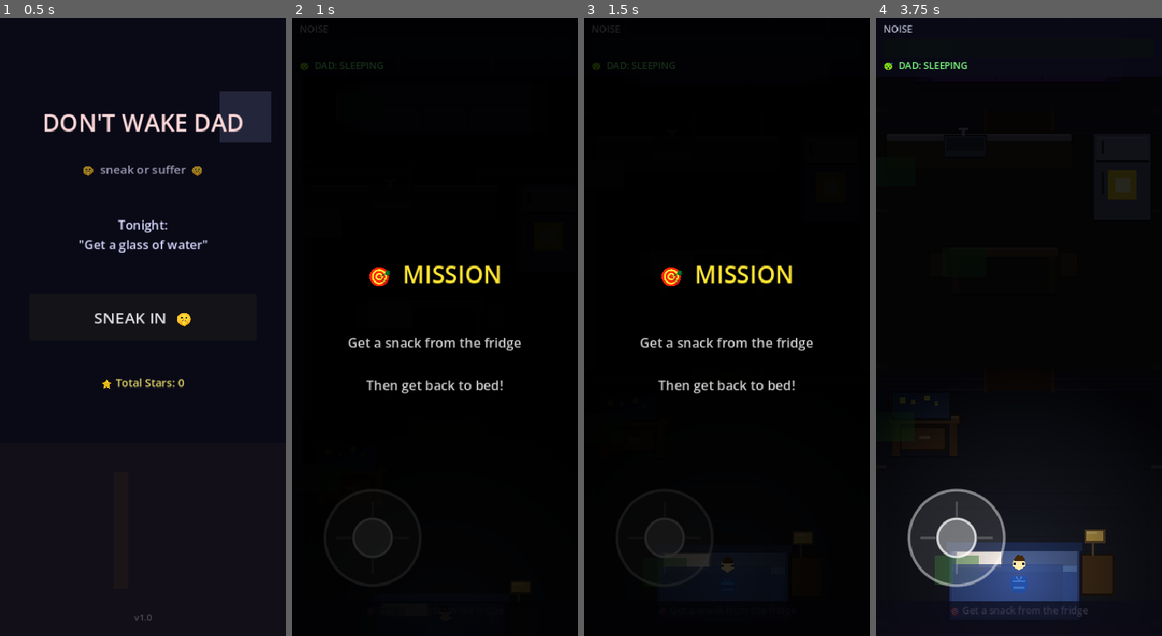
Above: before the commit, frames 1-4 (left to right).
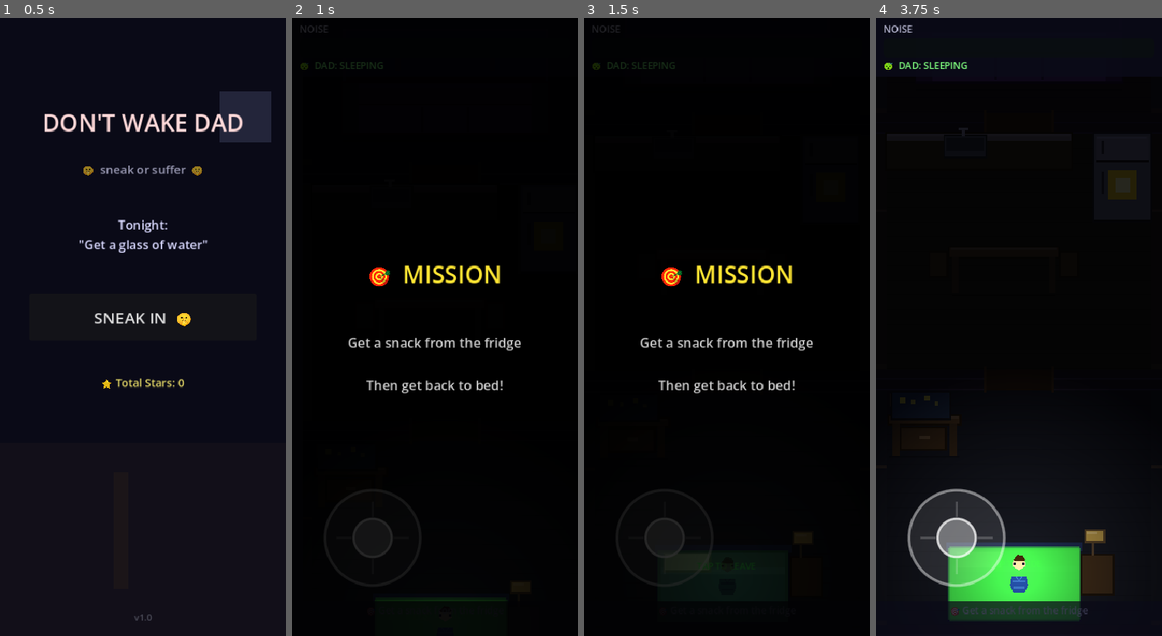
Above: after the commit, the same moments.

Repository: whitzytraiding-max/Game-idea
Game: Godot game, scene res://scenes/main_menu.tscn
Same seed, same stepped clock (60 frames per second), same inputs: the game is played once before the commit and once after it. Sound files missing from this copy of the repository are replaced by a short silence.
Inputs (mouse positions are in pixels of both pictures, inside the frame that each line leads up to):
- Up to frame 1 (0.5 s): no input
- Up to frame 2 (1 s): click "SNEAK IN 🤫" at 0.5 s
- Up to frame 3 (1.5 s): tap Enter at 1.25 s; move the mouse to (789, 296) at 1.27 s; click (789, 296) at 1.42 s
- Up to frame 4 (3.75 s): tap Enter at 2, 2.75, 3.5 s; drag from (961, 357) to (930, 55) at 2.02 s; move the mouse to (1047, 191) at 2.77 s; click (1047, 191) at 2.92 s; drag from (1004, 450) to (893, 172) at 3.52 s

Frame 1 is identical in both runs. In frame 2, 0.1% of the frame differs, in the area x 29-75%, y 94-95%; in frame 3, less than 0.1%; in frame 4, 5.3%, in the area x 20-72%, y 85-98%.

Commit message:
Jump scare face + next level + proper hide spot outlines + bed highlight
- Jump scare now builds a polygon Dad face (head, brows, glowing red
  eyes, grimacing mouth/teeth, beard) that zooms from tiny to filling
  the entire screen using TRANS_EXPO tween — actually terrifying
- Added _sp() helper and _build_scare_face() in game.gd
- Win screen: remove dead advance_level() call, Next Mission now just
  calls go_to_game() so the generator picks a fresh random layout
- Hide spots: invisible by default (furniture itself is the visual);
  when player walks into the area, a 4-offset outline appears showing
  the furniture is interactive; when actually hiding, a semi-transparent
  green fill appears inside the object; glow_for_dad() still works
- Hide spot collision + visual polygon now sized to match each piece of
  furniture (counter, table, couch, bathtub, bed, etc.)
- Bed return: starts invisible, flashes white then locks into gold pulse
  when player collects the objective — clear call-to-action

Co-Authored-By: Claude Sonnet 4.6 <noreply@anthropic.com>

Diff:
--- a/dont-wake-dad/scripts/bed_return.gd
+++ b/dont-wake-dad/scripts/bed_return.gd
@@ -18,6 +18,9 @@
 	GameManager.phase_one_complete.connect(_on_phase_one_complete)
 	if _prompt:
 		_prompt.visible = false
+	# Hidden until player needs to return
+	if _visual:
+		_visual.color = Color(0.18, 0.26, 0.50, 0.0)
 
 func _on_phase_one_complete(_obj: String) -> void:
 	activate()
@@ -25,10 +28,15 @@
 func activate() -> void:
 	active = true
 	if _visual:
-		# Pulse gold to signal the player
-		var tween := create_tween().set_loops()
-		tween.tween_property(_visual, "color", Color(1.0, 0.88, 0.1, 0.95), 0.45)
-		tween.tween_property(_visual, "color", Color(0.3, 0.38, 0.6, 0.9),  0.45)
+		# Flash white briefly then settle into gold pulse
+		var tween := create_tween()
+		tween.tween_property(_visual, "color", Color(1.0, 1.0, 1.0, 1.0), 0.08)
+		tween.tween_property(_visual, "color", Color(1.0, 0.88, 0.1, 0.95), 0.12)
+		tween.tween_callback(func():
+			var loop := create_tween().set_loops()
+			loop.tween_property(_visual, "color", Color(1.0, 0.95, 0.15, 0.95), 0.4)
+			loop.tween_property(_visual, "color", Color(0.85, 0.55, 0.05, 0.55), 0.4)
+		)
 	if _prompt and _player_inside:
 		_prompt.visible = true
 		_prompt.text = "TAP TO SLEEP 🛏️"
--- a/dont-wake-dad/scripts/game.gd
+++ b/dont-wake-dad/scripts/game.gd
@@ -257,64 +257,102 @@
 	if _ambience_player: _ambience_player.volume_db = -80
 	if _heartbeat_player: _heartbeat_player.stop()
 
-	# 2. Tension pause — 0.4s of pure silence
-	await get_tree().create_timer(0.4).timeout
-
-	# 3. Door slam + horror sting hit together
+	# 2. Tension pause — 0.45s of silence
+	await get_tree().create_timer(0.45).timeout
+
+	# 3. Door slam + horror sting at same moment
 	_play_oneshot("res://audio/sfx/door_slam.wav", 10.0)
 	_play_oneshot("res://audio/sfx/horror_sting.wav", 7.0)
 	add_screen_shake(1.0)
 
-	# 4. Instant WHITE FLASH
+	# 4. Instant WHITE FLASH — labels stay hidden during face scare
 	if _jump_scare_bg: _jump_scare_bg.color = Color(1, 1, 1, 1)
 	if _jump_scare: _jump_scare.visible = true
-	if _jump_scare_face: _jump_scare_face.modulate = Color(1, 1, 1, 0)
-	if _jump_scare_text: _jump_scare_text.modulate = Color(1, 1, 1, 0)
+	if _jump_scare_face: _jump_scare_face.visible = false
+	if _jump_scare_text: _jump_scare_text.visible = false
 
 	await get_tree().create_timer(0.06).timeout
 
-	# 5. Slam to deep red — big angry text, no emoji
-	if _jump_scare_bg: _jump_scare_bg.color = Color(0.08, 0.0, 0.0, 1)
-	if _jump_scare_face:
-		_jump_scare_face.text = "DAD\nIS\nAWAKE"
-		_jump_scare_face.add_theme_font_size_override("font_size", 72)
-		_jump_scare_face.modulate = Color(1.0, 0.05, 0.05, 1)
-	if _jump_scare_text:
-		_jump_scare_text.text = "RUN  OR  HIDE"
-		_jump_scare_text.add_theme_font_size_override("font_size", 22)
-		_jump_scare_text.modulate = Color(1.0, 0.3, 0.3, 1)
+	# 5. Slam to deep red — polygon face starts zooming in
+	if _jump_scare_bg: _jump_scare_bg.color = Color(0.05, 0.0, 0.0, 1)
 	add_screen_shake(1.0)
 
-	# 6. Deep scary dad yell on DadVoice bus
-	await get_tree().create_timer(0.1).timeout
+	var face: Node2D = _build_scare_face()
+	face.position = Vector2(195, 360)
+	face.scale = Vector2(0.4, 0.4)
+	face.modulate.a = 0.0
+	_jump_scare.add_child(face)
+
+	var zoom := create_tween().set_parallel(true)
+	zoom.tween_property(face, "scale", Vector2(20, 20), 0.30).set_trans(Tween.TRANS_EXPO).set_ease(Tween.EASE_IN)
+	zoom.tween_property(face, "modulate:a", 1.0, 0.08)
+
+	# 6. Deep dad yell just as face fills screen
+	await get_tree().create_timer(0.12).timeout
 	_play_dad_voice_oneshot("res://audio/dad/dad_got_you.wav", 4.0)
 
-	# 7. Rapid shake pulses while text is up
+	# 7. Shake pulses while face is at full size
 	for _i in range(3):
-		await get_tree().create_timer(0.18).timeout
-		add_screen_shake(0.5)
-
-	await get_tree().create_timer(0.6).timeout
+		await get_tree().create_timer(0.22).timeout
+		add_screen_shake(0.55)
+
+	await get_tree().create_timer(0.45).timeout
 
 	# 8. Fade out fast
-	if _jump_scare:
-		var tween := create_tween().set_parallel(true)
-		if _jump_scare_bg:   tween.tween_property(_jump_scare_bg,   "modulate:a", 0.0, 0.25)
-		if _jump_scare_face: tween.tween_property(_jump_scare_face, "modulate:a", 0.0, 0.25)
-		if _jump_scare_text: tween.tween_property(_jump_scare_text, "modulate:a", 0.0, 0.25)
-		tween.chain().tween_callback(func():
-			if _jump_scare: _jump_scare.visible = false
-			if _jump_scare_bg:
-				_jump_scare_bg.color    = Color(0, 0, 0, 1)
-				_jump_scare_bg.modulate = Color(1, 1, 1, 1)
-			if _jump_scare_face: _jump_scare_face.modulate = Color(1, 1, 1, 1)
-			if _jump_scare_text: _jump_scare_text.modulate = Color(1, 1, 1, 1)
-		)
-
-	# 9. Chase music in hard right after fade
+	var fade := create_tween().set_parallel(true)
+	if _jump_scare_bg: fade.tween_property(_jump_scare_bg, "modulate:a", 0.0, 0.22)
+	fade.tween_property(face, "modulate:a", 0.0, 0.18)
+	fade.chain().tween_callback(func():
+		if _jump_scare: _jump_scare.visible = false
+		if _jump_scare_bg:
+			_jump_scare_bg.color    = Color(0, 0, 0, 1)
+			_jump_scare_bg.modulate = Color(1, 1, 1, 1)
+		if _jump_scare_face: _jump_scare_face.visible = true
+		if _jump_scare_text: _jump_scare_text.visible = true
+		if is_instance_valid(face): face.queue_free()
+	)
+
+	# 9. Chase music slams in
 	if _music_player and _music_player.stream:
 		_music_player.volume_db = -10
 		_music_player.play()
+
+func _build_scare_face() -> Node2D:
+	var root := Node2D.new()
+	root.name = "ScareFace"
+	# Bathrobe body
+	_sp(root, [[-15,-5],[15,-5],[17,8],[12,22],[-12,22],[-17,8]], Color(0.45,0.04,0.04,1))
+	# Head
+	_sp(root, [[-12,-10],[0,-17],[12,-10],[13,4],[0,10],[-13,4]], Color(0.72,0.28,0.22,1), Vector2(0,-28))
+	# Hair
+	_sp(root, [[-12,-10],[-2,-18],[6,-16],[12,-10],[8,-6],[-8,-6]], Color(0.14,0.10,0.10,1), Vector2(0,-28))
+	# Left brow — extreme angry inward angle
+	_sp(root, [[-14,-8],[-1,0],[-1,3],[-14,-4]], Color(0.04,0.02,0.02,1), Vector2(0,-28))
+	# Right brow
+	_sp(root, [[1,0],[14,-8],[14,-4],[1,3]], Color(0.04,0.02,0.02,1), Vector2(0,-28))
+	# Left eye — glowing red
+	_sp(root, [[-5,-4],[5,-4],[5,4],[-5,4]], Color(1.0,0.06,0.04,1), Vector2(-4,-31))
+	# Right eye
+	_sp(root, [[-5,-4],[5,-4],[5,4],[-5,4]], Color(1.0,0.06,0.04,1), Vector2(4,-31))
+	# Open grimacing mouth
+	_sp(root, [[-10,0],[10,0],[8,10],[0,12],[-8,10]], Color(0.03,0.01,0.01,1), Vector2(0,-21))
+	# Teeth
+	_sp(root, [[-9,1],[9,1],[8,6],[-8,6]], Color(0.88,0.84,0.80,1), Vector2(0,-21))
+	# Tooth gap (middle)
+	_sp(root, [[-1,1],[1,1],[1,6],[-1,6]], Color(0.03,0.01,0.01,1), Vector2(0,-21))
+	# Beard shadow
+	_sp(root, [[-9,4],[9,4],[8,11],[0,13],[-8,11]], Color(0.28,0.18,0.18,0.7), Vector2(0,-28))
+	return root
+
+func _sp(parent: Node2D, pts: Array, col: Color, offset: Vector2 = Vector2.ZERO) -> void:
+	var p := Polygon2D.new()
+	var pv := PackedVector2Array()
+	for pt: Array in pts:
+		pv.append(Vector2(pt[0], pt[1]))
+	p.polygon = pv
+	p.color = col
+	p.position = offset
+	parent.add_child(p)
 
 func _on_dad_returned() -> void:
 	for spot in _hide_spots:
--- a/dont-wake-dad/scripts/hide_spot.gd
+++ b/dont-wake-dad/scripts/hide_spot.gd
@@ -8,6 +8,9 @@
 var _player_inside: bool = false
 var _current_player: Node = null
 
+# Outline-only polygons drawn around the visual for the "nearby" indicator
+var _outline_nodes: Array = []
+
 signal player_entered_hide_spot
 signal player_exited_hide_spot
 
@@ -17,6 +20,9 @@
 	body_exited.connect(_on_body_exited)
 	if _prompt_label:
 		_prompt_label.visible = false
+	# Invisible by default — the furniture the generator drew IS the visual
+	if _visual:
+		_visual.color = Color(0.2, 0.8, 0.3, 0.0)
 	GameManager.run_started.connect(_on_run_started)
 
 func _on_run_started(_obj: String) -> void:
@@ -28,6 +34,7 @@
 		return
 	_player_inside = true
 	_current_player = body
+	_show_outline(true)
 
 func _on_body_exited(body: Node) -> void:
 	if not body.is_in_group("player"):
@@ -37,8 +44,9 @@
 		body.stop_hiding()
 	_current_player = null
 	player_exited_hide_spot.emit()
+	_show_outline(false)
 	if _visual:
-		_visual.color = Color(0.2, 0.5, 0.2, 0.5)
+		_visual.color = Color(0.2, 0.8, 0.3, 0.0)
 
 func _unhandled_input(event: InputEvent) -> void:
 	if not _player_inside or _current_player == null:
@@ -50,13 +58,17 @@
 	if _current_player.is_hiding:
 		_current_player.stop_hiding()
 		player_exited_hide_spot.emit()
+		# Back to outline-only
 		if _visual:
-			_visual.color = Color(0.2, 0.5, 0.2, 0.5)
+			_visual.color = Color(0.2, 0.8, 0.3, 0.0)
+		_show_outline(true)
 	else:
 		_current_player.start_hiding()
 		player_entered_hide_spot.emit()
+		# Fill appears when actually hiding inside the object
 		if _visual:
-			_visual.color = Color(0.1, 0.8, 0.1, 0.7)
+			_visual.color = Color(0.15, 0.65, 0.15, 0.42)
+		_show_outline(false)
 
 func _process(_delta: float) -> void:
 	if _player_inside and _prompt_label:
@@ -65,13 +77,38 @@
 	elif _prompt_label:
 		_prompt_label.visible = false
 
+# ── Outline effect ────────────────────────────────────────────────────────────
+
+func _show_outline(visible: bool) -> void:
+	for n in _outline_nodes:
+		if is_instance_valid(n):
+			n.visible = visible
+	if visible and _outline_nodes.is_empty() and _visual:
+		_build_outline()
+
+func _build_outline() -> void:
+	if not _visual or _visual.polygon.size() < 3:
+		return
+	# Draw 4 offset copies of the polygon in outline green to fake a border
+	var offsets: Array = [Vector2(-2,0), Vector2(2,0), Vector2(0,-2), Vector2(0,2)]
+	for off: Vector2 in offsets:
+		var outline := Polygon2D.new()
+		outline.polygon = _visual.polygon
+		outline.color = Color(0.25, 0.90, 0.30, 0.55)
+		outline.position = off
+		add_child(outline)
+		_outline_nodes.append(outline)
+
+# ── Called by game.gd when dad wakes ─────────────────────────────────────────
+
 func glow_for_dad() -> void:
 	if _visual:
+		_visual.color = Color(0.8, 0.8, 0.1, 0.55)
 		var tween := create_tween().set_loops()
-		tween.tween_property(_visual, "color", Color(0.8, 0.8, 0.1, 0.8), 0.4)
-		tween.tween_property(_visual, "color", Color(0.2, 0.5, 0.2, 0.5), 0.4)
+		tween.tween_property(_visual, "color", Color(0.8, 0.8, 0.1, 0.75), 0.35)
+		tween.tween_property(_visual, "color", Color(0.8, 0.8, 0.1, 0.35), 0.35)
 
 func stop_glow() -> void:
 	if _visual:
 		var tween := create_tween()
-		tween.tween_property(_visual, "color", Color(0.2, 0.5, 0.2, 0.5), 0.2)
+		tween.tween_property(_visual, "color", Color(0.2, 0.8, 0.3, 0.0), 0.3)
--- a/dont-wake-dad/scripts/house_generator.gd
+++ b/dont-wake-dad/scripts/house_generator.gd
@@ -297,8 +297,8 @@
 	_outlined_rect(c, table_x + 152.0, table_y + 6.0, 22.0, 32.0,
 		Color(0.25, 0.18, 0.10, 1.0), Color(0.12, 0.08, 0.04, 1.0))
 
-	_add_hide_spot(c, Vector2(WALL_T + 10.0, counter_y + 52.0), "under counter")
-	_add_hide_spot(c, Vector2(table_x + 20.0, table_y + 20.0), "under table")
+	_add_hide_spot(c, Vector2(counter_x + 126.0, counter_y + 24.0), "under counter", 248.0, 44.0)
+	_add_hide_spot(c, Vector2(table_x + 74.0, table_y + 31.0), "under table", 148.0, 62.0)
 
 	if is_obj:
 		_add_objective(c, Vector2(fridge_x + 38.0, fridge_y + 70.0))
@@ -362,8 +362,8 @@
 	_color_rect(c, couch_x + 107.0, couch_y + 32.0, 3.0, 34.0, Color(0.12, 0.06, 0.18, 0.6))
 	_color_rect(c, couch_x + 170.0, couch_y + 32.0, 3.0, 34.0, Color(0.12, 0.06, 0.18, 0.6))
 
-	_add_hide_spot(c, Vector2(couch_x + 20.0, couch_y + 32.0), "behind couch")
-	_add_hide_spot(c, Vector2(280.0, tv_y + 32.0), "behind curtain")
+	_add_hide_spot(c, Vector2(couch_x + 140.0, couch_y + 34.0), "behind couch", 280.0, 68.0)
+	_add_hide_spot(c, Vector2(280.0, tv_y + 22.0), "behind curtain", 90.0, 42.0)
 
 	if is_obj:
 		_add_objective(c, Vector2(tv_x + 85.0, tv_y + 10.0))
@@ -414,8 +414,8 @@
 	_surface_highlight(c, sink_x, WALL_T + 6.0, 26.0, 0.18)
 	_shadow_line(c, sink_x - 2.0, WALL_T + 112.0, 50.0)
 
-	_add_hide_spot(c, Vector2(tub_x + 12.0, tub_y + 12.0), "in bathtub")
-	_add_hide_spot(c, Vector2(WALL_T + 4.0, ROOM_H - 100.0), "behind door")
+	_add_hide_spot(c, Vector2(tub_x + 86.0, tub_y + 48.0), "in bathtub", 168.0, 90.0)
+	_add_hide_spot(c, Vector2(WALL_T + 30.0, ROOM_H - 80.0), "behind door", 56.0, 80.0)
 
 	if is_obj:
 		_add_objective(c, Vector2(tlt_x + 4.0, tlt_y + 40.0))
@@ -478,8 +478,8 @@
 		Color(0.70, 0.60, 0.30, 0.9), Color(0.30, 0.24, 0.16, 1.0))
 	_surface_highlight(c, ns_x + 6.0, ns_y - 32.0, 14.0, 0.20)
 
-	_add_hide_spot(c, Vector2(bed_x + 10.0, bed_y + 30.0), "under bed")
-	_add_hide_spot(c, Vector2(desk_x + 4.0, desk_y + 14.0), "under desk")
+	_add_hide_spot(c, Vector2(bed_x + 89.0, bed_y + 49.0), "under bed", 178.0, 98.0)
+	_add_hide_spot(c, Vector2(desk_x + 48.0, desk_y + 25.0), "under desk", 96.0, 50.0)
 	_add_bed_return(c)
 
 # ── DAD'S ROOM ────────────────────────────────────────────────────────────────
@@ -532,11 +532,11 @@
 	_color_rect(c, ward_x + 30.0, ward_y + 42.0, 8.0, 4.0, Color(0.38, 0.30, 0.22, 1.0))
 	_color_rect(c, ward_x + 30.0, ward_y + 138.0, 8.0, 4.0, Color(0.38, 0.30, 0.22, 1.0))
 
-	_add_hide_spot(c, Vector2(ward_x + 4.0, ward_y + 100.0), "in wardrobe")
+	_add_hide_spot(c, Vector2(ward_x + 36.0, ward_y + 96.0), "in wardrobe", 72.0, 192.0)
 
 # ── Entity spawners ──────────────────────────────────────────────────────────
 
-func _add_hide_spot(parent: Node2D, pos: Vector2, spot_name: String) -> void:
+func _add_hide_spot(parent: Node2D, pos: Vector2, spot_name: String, w: float = 80.0, h: float = 50.0) -> void:
 	var scene: PackedScene = load("res://entities/hide_spot.tscn")
 	if not scene:
 		return
@@ -544,6 +544,20 @@
 	hs.position = pos
 	if hs.get("spot_name") != null:
 		hs.spot_name = spot_name
+	# Resize collision shape to match the actual furniture piece
+	var col: Node = hs.get_node_or_null("CollisionShape2D")
+	if col and col.shape is RectangleShape2D:
+		var new_shape := RectangleShape2D.new()
+		new_shape.size = Vector2(w, h)
+		col.shape = new_shape
+	# Resize visual polygon to same footprint (invisible by default, outline when nearby)
+	var vis: Node = hs.get_node_or_null("Visual")
+	if vis:
+		var hw: float = w * 0.5
+		var hh: float = h * 0.5
+		vis.polygon = PackedVector2Array([
+			Vector2(-hw, -hh), Vector2(hw, -hh), Vector2(hw, hh), Vector2(-hw, hh)
+		])
 	parent.add_child(hs)
 
 func _add_objective(parent: Node2D, pos: Vector2) -> void:
--- a/dont-wake-dad/scripts/win_screen.gd
+++ b/dont-wake-dad/scripts/win_screen.gd
@@ -38,8 +38,7 @@
 		_: return "YOU SURVIVED 😅"
 
 func _on_next() -> void:
-	GameManager.advance_level()
-	GameManager.go_to_game()
+	GameManager.go_to_game()  # generator picks a new random room + mission each run
 
 func _on_retry() -> void:
 	GameManager.go_to_game()
